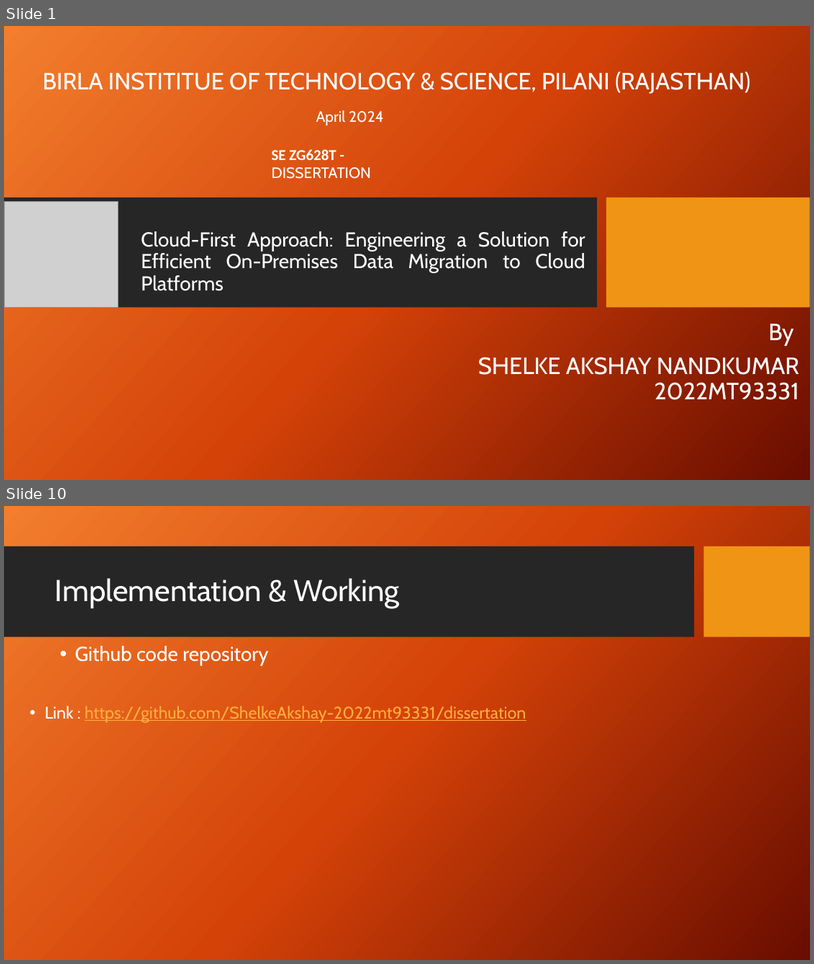
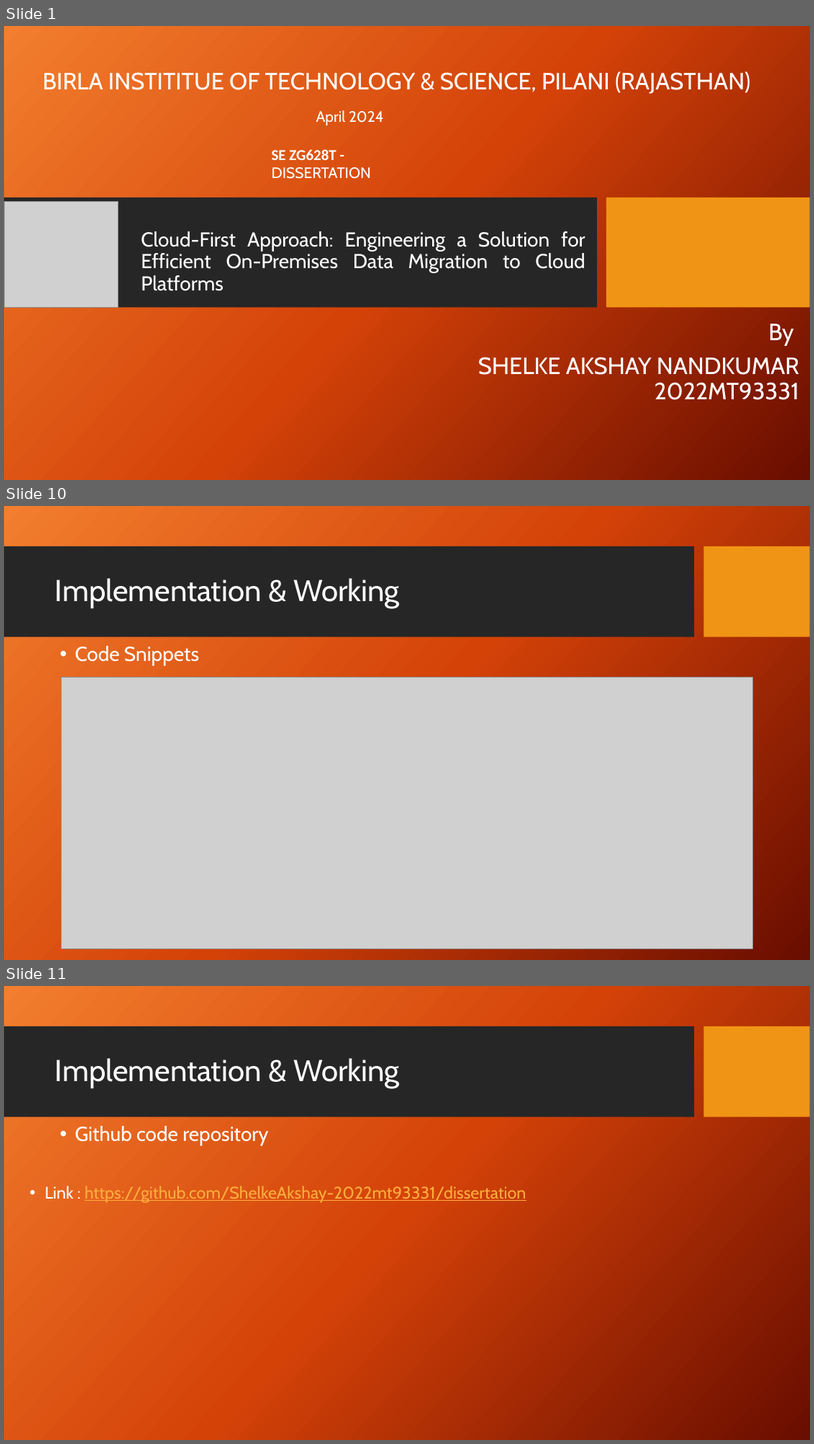
Before and after one commit to ShelkeAkshay-2022mt93331/dissertation, a slide deck: 7_Reports/3_Final_PPT/2022mt93331.pptx. Shown one above the other, each under a label of ours: slides 1 and 10 before the commit, slides 1, 10 and 11 after it; the slides between them are not shown. The pictures are 814x964 and 814x1444 pixels, drawn with LibreOffice and Linux fonts; fonts in the diff are those of the drawing; grey boxes stand for pictures; background and template pictures are left out. Boxes give left, top, right and bottom in pixels: in the first picture for what was removed or moved away, otherwise in the second. Text is boxed around its words. In the diff, an @@ line names an element or a change of style, - is before the commit and + after.

```diff
--- a/7_Reports/3_Final_PPT/2022mt93331.pptx
+++ b/7_Reports/3_Final_PPT/2022mt93331.pptx
@@ slide 10 added at [4, 506, 810, 960], background picture (left out); not listed: 2 template elements that a slide beside it also shows @@
@@ title added at [55, 578, 400, 608], 36 pt, text #FFFFFF @@
+Implementation & Working
@@ text added at [75, 646, 199, 666], 24 pt, text #FFFFFF @@
+  • Code Snippets
@@ picture added at [62, 677, 754, 948] @@
@@ what was slide 10 is now slide 11 @@
```
Also in this commit, not shown: 10 slides changed, 5 other slides added, 5 other files.
